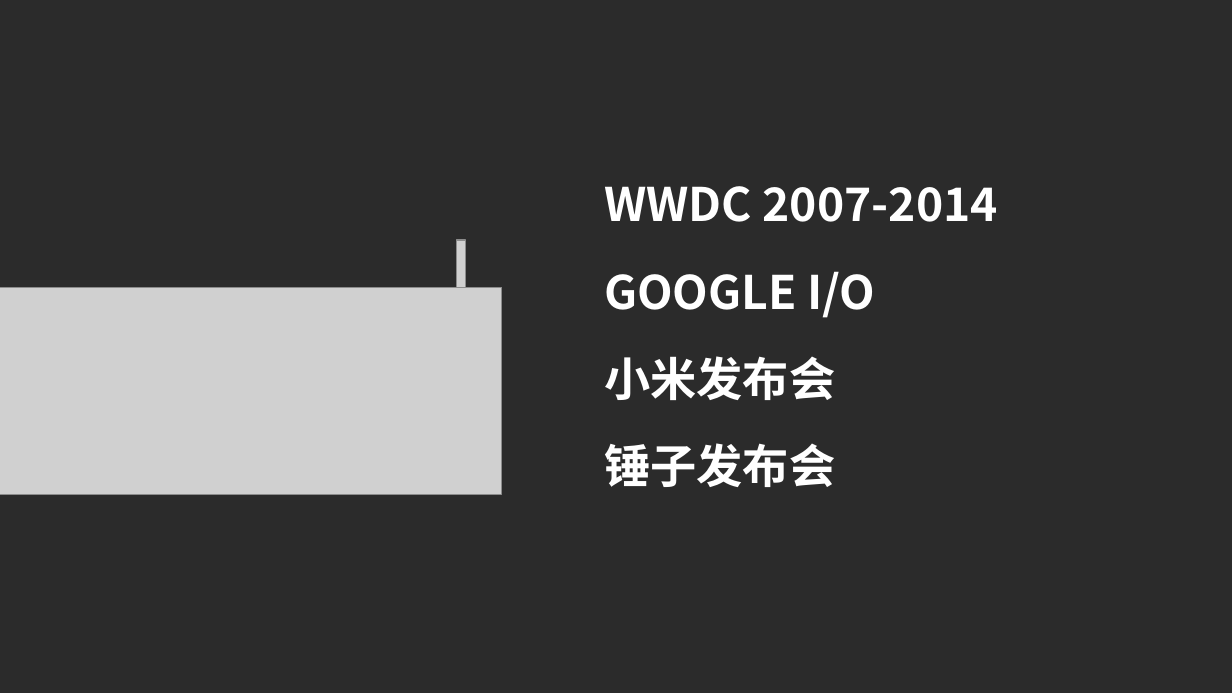
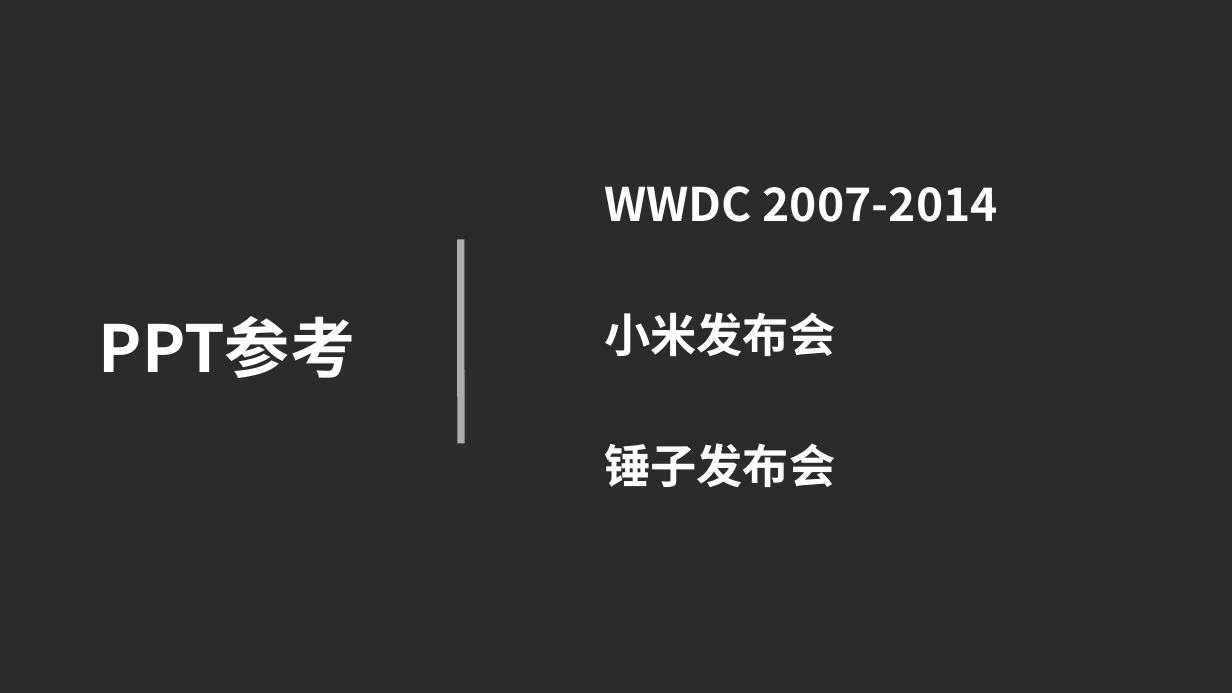
Before and after one commit to SUTFutureCoder/keynote_20141225, a slide deck: slide 32 of keynote2.ppt (slide 34 before the commit). Drawn at 1232x693 pixels with LibreOffice and Linux fonts; fonts in the diff are those of the drawing; grey boxes stand for pictures; background and template pictures are left out; a plain dark background stands for a picture behind light text. Boxes give left, top, right and bottom in pixels: in the first picture for what was removed or moved away, otherwise in the second. Text is boxed around its words. In the diff, an @@ line names an element or a change of style, - is before the commit and + after.

```diff
--- a/keynote2.ppt
+++ b/keynote2.ppt
@@ line added from (461, 239) to (461, 444), #FFFFFF 4.25 pt @@
@@ picture removed at [457,240,466,445] @@
@@ picture removed at [0,287,503,494] @@
@@ text removed at [604,271,875,318] @@
-GOOGLE I/O
@@ text added at [99,316,355,378], 38 pt, text #FFFFFF, bold @@
+PPT参考
@@ text "小米发布会": place and size @@
-text "小米发布会" at [604,356,835,400]
+text "小米发布会" at [604,312,835,356]
```
Also in this commit, not shown: 7 other slides changed, 23 slides added, 17 slides removed, 1 other file.
